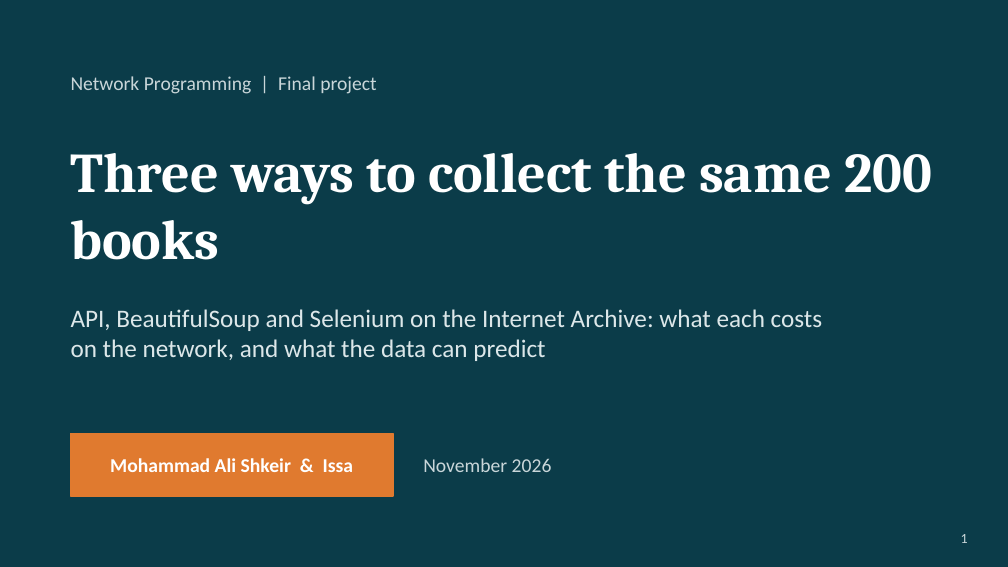
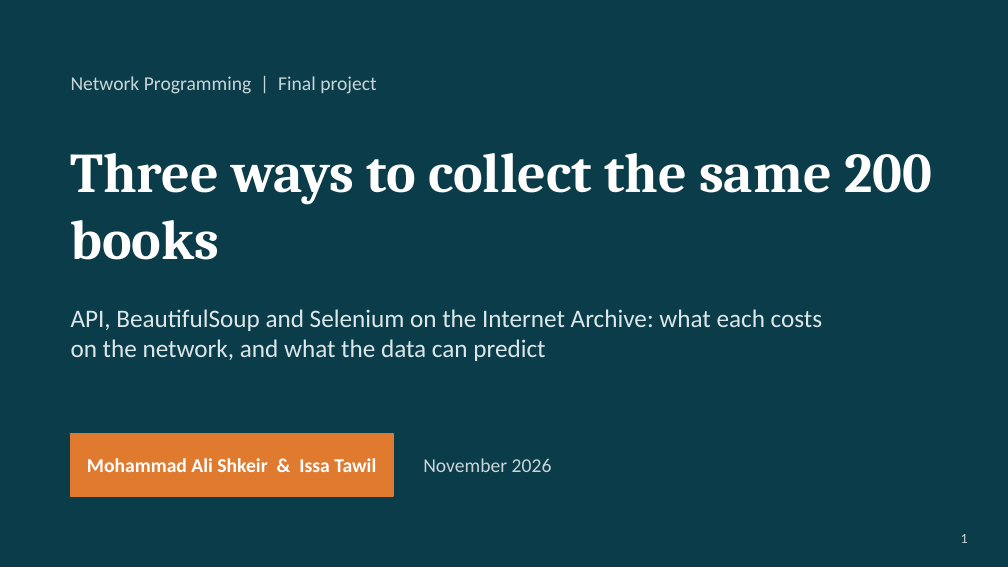
Before and after one commit to Mhmd-Shkeir/Lab-Network-Project, a slide deck: slide 1 of report/Lab_Network_Presentation.pptx. Drawn at 1008x567 pixels with LibreOffice and Linux fonts; fonts in the diff are those of the drawing. Boxes give left, top, right and bottom in pixels: in the first picture for what was removed or moved away, otherwise in the second. Text is boxed around its words. In the diff, an @@ line names an element or a change of style, - is before the commit and + after.

Commit message:
Update presentation file

```diff
--- a/report/Lab_Network_Presentation.pptx
+++ b/report/Lab_Network_Presentation.pptx
@@ text at [87, 458, 376, 472]: text changed @@
-Mohammad Ali Shkeir & Issa
+Mohammad Ali Shkeir & Issa Tawil
```
Also in this commit, not shown: 4 other slides changed.
